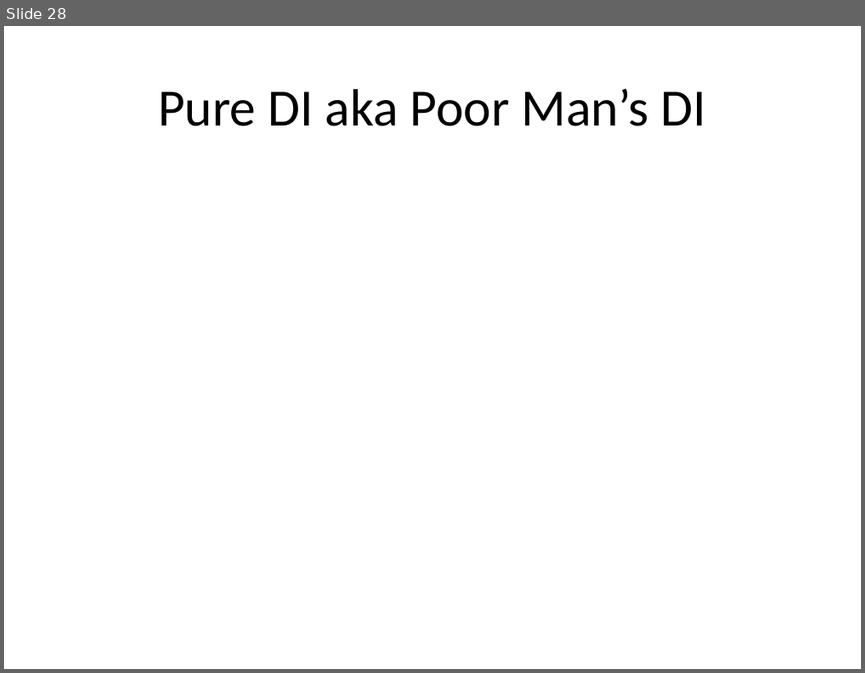
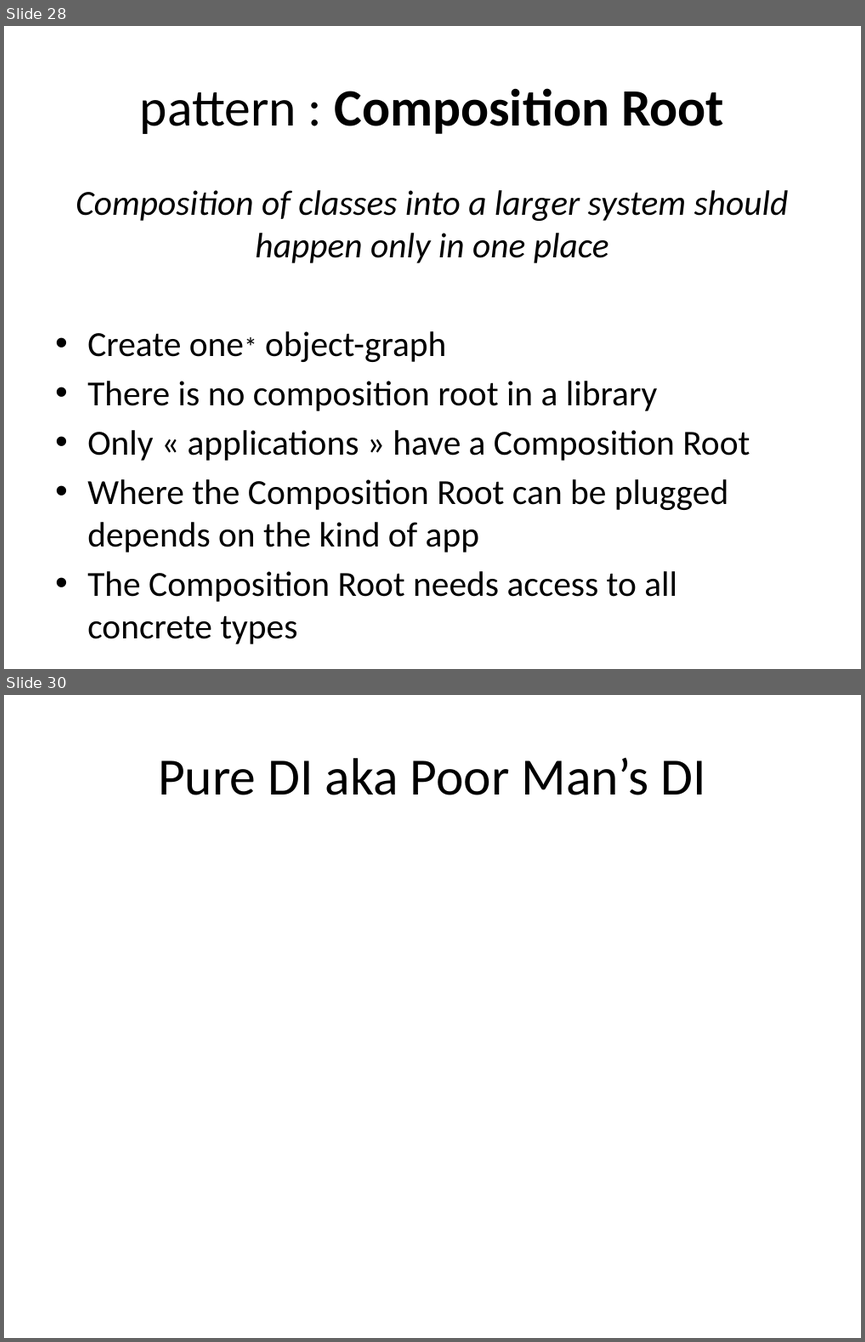
Before and after one commit to tsimbalar/DependencyInjectionTheRightWay, a slide deck: Dependency Injection - the right way.pptx. Shown one above the other, each under a label of ours: slide 28 before the commit, slides 28 and 30 after it; the slides between them are not shown. The pictures are 865x673 and 865x1342 pixels, drawn with LibreOffice and Linux fonts; fonts in the diff are those of the drawing. Boxes give left, top, right and bottom in pixels: in the first picture for what was removed or moved away, otherwise in the second. Text is boxed around its words. In the diff, an @@ line names an element or a change of style, - is before the commit and + after.

Commit message:
Composition Root in the slides

```diff
--- a/Dependency Injection - the right way.pptx
+++ b/Dependency Injection - the right way.pptx
@@ slide 28 added at (x1=4, y1=26, x2=861, y2=669), background #FFFFFF @@
@@ title added at (x1=140, y1=88, x2=724, y2=134), 44 pt, text #000000, bold @@
+pattern : Composition Root
@@ text added at (x1=75, y1=190, x2=789, y2=601), 29.6 pt, text #000000 @@
+Composition of classes into a larger system should happen only in one place
+• Create one* object-graph
+• There is no composition root in a library
+• Only « applications » have a Composition Root
+• Where the Composition Root can be plugged depends on the kind of app
+• The Composition Root needs access to all concrete types
@@ what was slide 28 is now slide 30 @@
```
Also in this commit, not shown: 3 slides changed, 2 other slides added, 1 slide removed.
